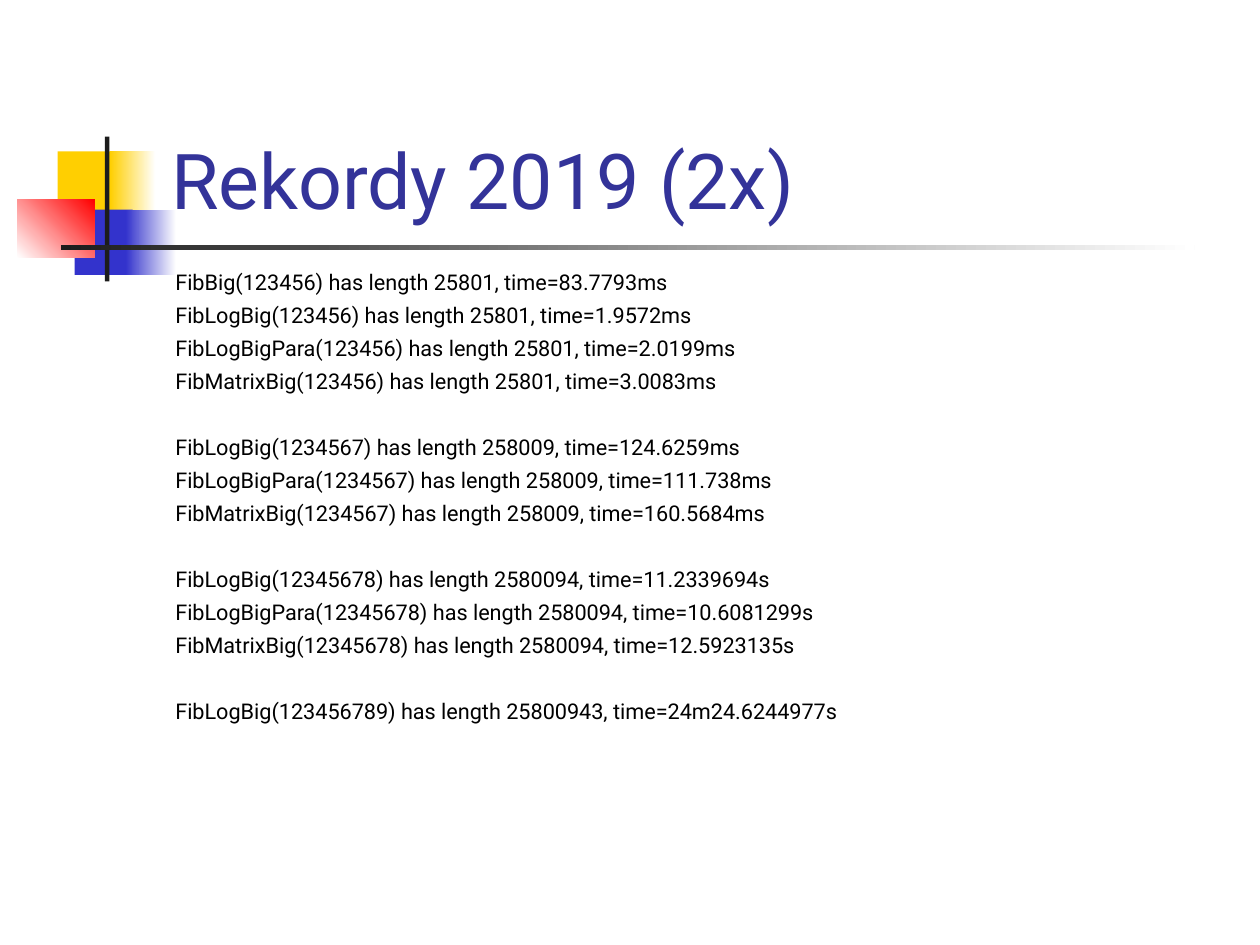
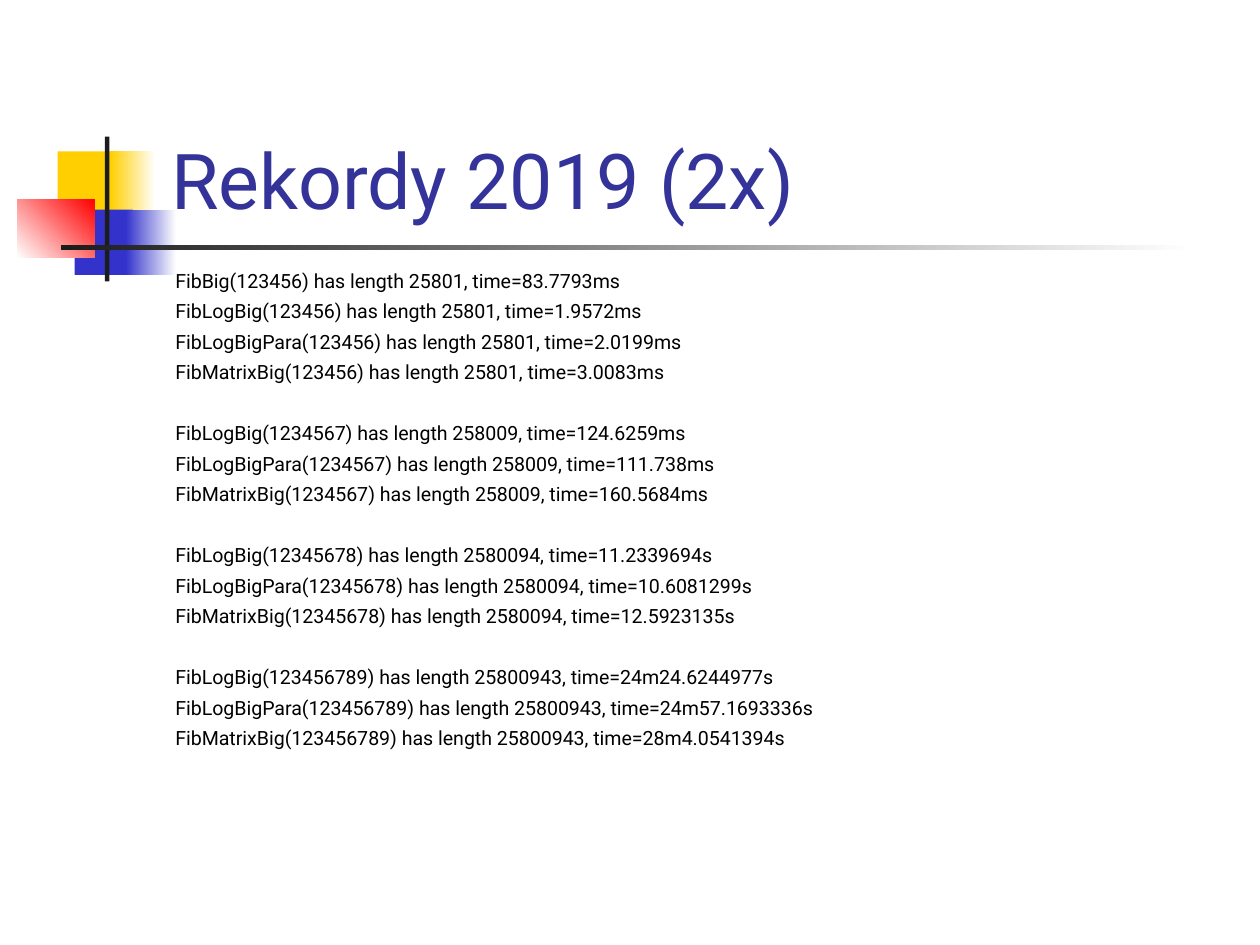
Before and after one commit to paradigmy/Prednasky, a slide deck: slide 41 of 02/go1.ppt. Drawn at 1260x945 pixels with LibreOffice and Linux fonts; fonts in the diff are those of the drawing. Boxes give left, top, right and bottom in pixels: in the first picture for what was removed or moved away, otherwise in the second. Text is boxed around its words. In the diff, an @@ line names an element or a change of style, - is before the commit and + after.

```diff
--- a/02/go1.ppt
+++ b/02/go1.ppt
@@ text at (175, 272, 773, 689): size 12.4 to 11.2 pt in "FibBig(123456) has length 25801, time=83.7793ms", "FibLogBig(123456) has length 25801, time=1.9572ms", "FibLogBigPara(123456) has length 25801, time=2.0199ms", "FibMatrixBig(123456) has length 25801, time=3.0083ms" and 7 more places @@
@@ text at (175, 699, 813, 750): paragraphs added @@
+FibLogBigPara(123456789) has length 25800943, time=24m57.1693336s
+FibMatrixBig(123456789) has length 25800943, time=28m4.0541394s
```
Also in this commit, not shown: 1 other file.
